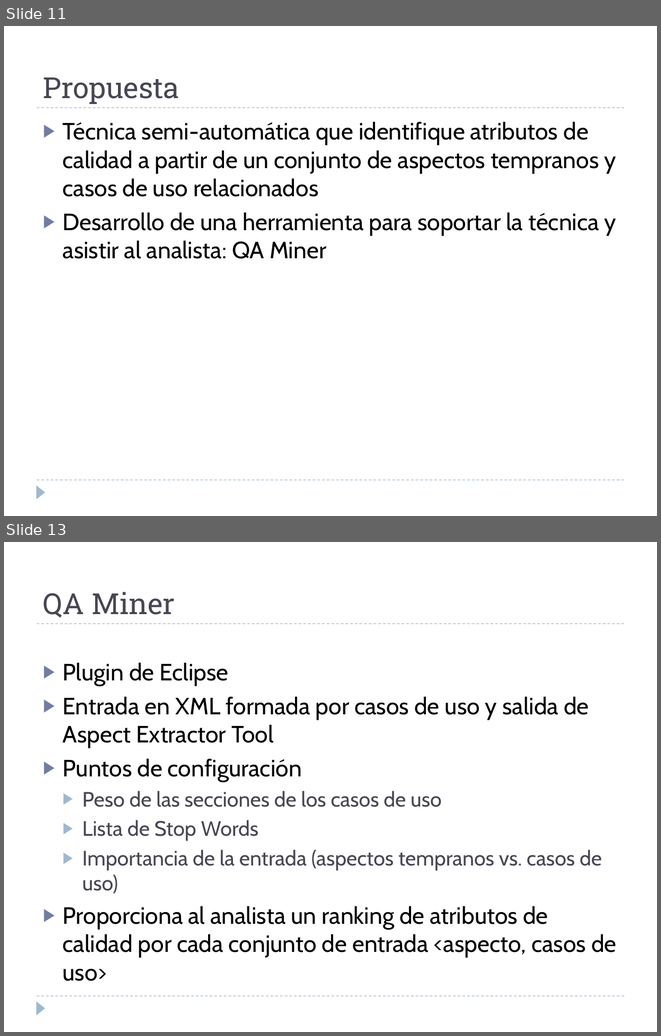
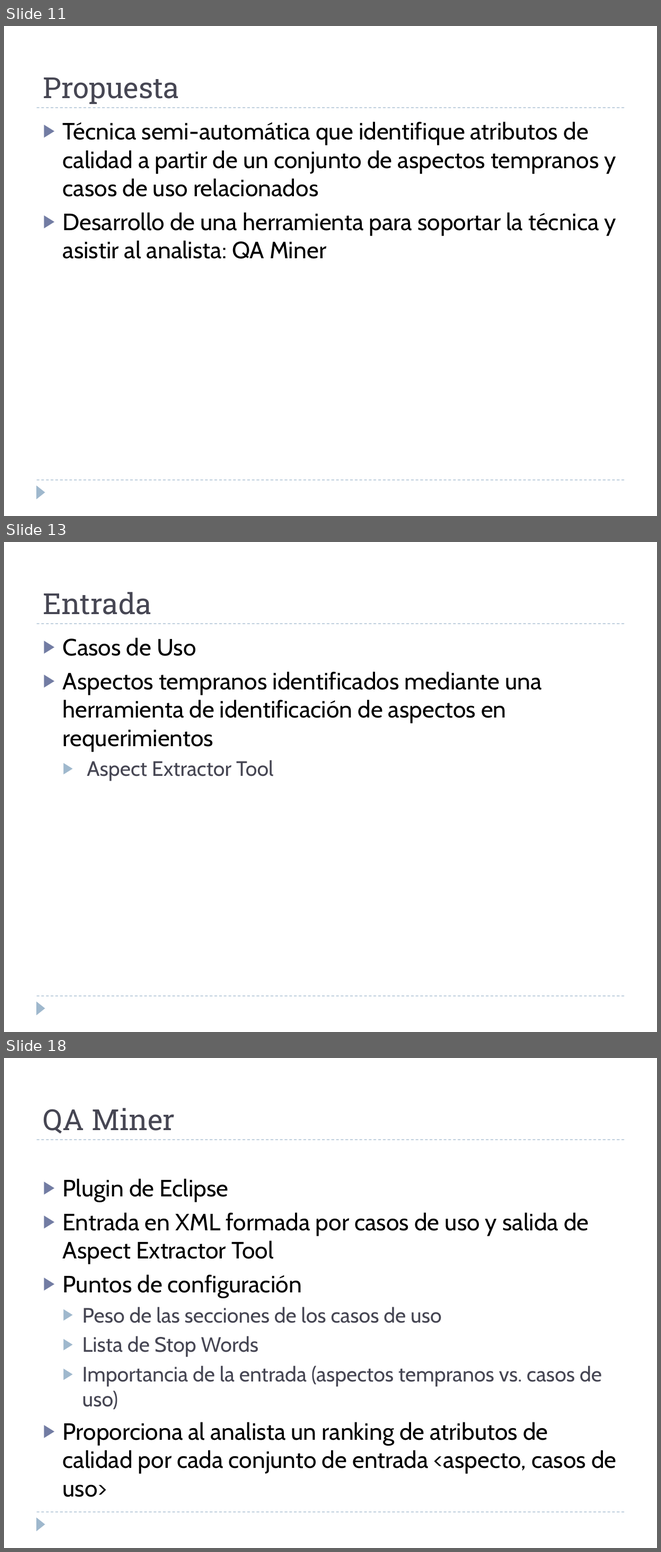
Before and after one commit to alejandrorago/qatesis2, a slide deck: Capitulos Finales/Filminas.pptx. Shown one above the other, each under a label of ours: slides 11 and 13 before the commit, slides 11, 13 and 18 after it; the slides between them are not shown. The pictures are 661x1036 and 661x1552 pixels, drawn with LibreOffice and Linux fonts; fonts in the diff are those of the drawing. Boxes give left, top, right and bottom in pixels: in the first picture for what was removed or moved away, otherwise in the second. Text is boxed around its words. In the diff, an @@ line names an element or a change of style, - is before the commit and + after.

```diff
--- a/Capitulos Finales/Filminas.pptx
+++ b/Capitulos Finales/Filminas.pptx
@@ slide 13 added at [4, 542, 657, 1032], background #FFFFFF; not listed: 3 template elements that a slide beside it also shows @@
@@ title added at [43, 592, 152, 615], 32 pt, text #464653 @@
+Entrada
@@ text added at [63, 637, 542, 781], 26 pt, text #000000 @@
+▶ Casos de Uso
+▶ Aspectos tempranos identificados mediante una herramienta de identificación de aspectos en requerimientos
+  ▶ Aspect Extractor Tool
@@ what was slide 13 is now slide 18 @@
```
Also in this commit, not shown: 1 slide changed, 4 other slides added.
